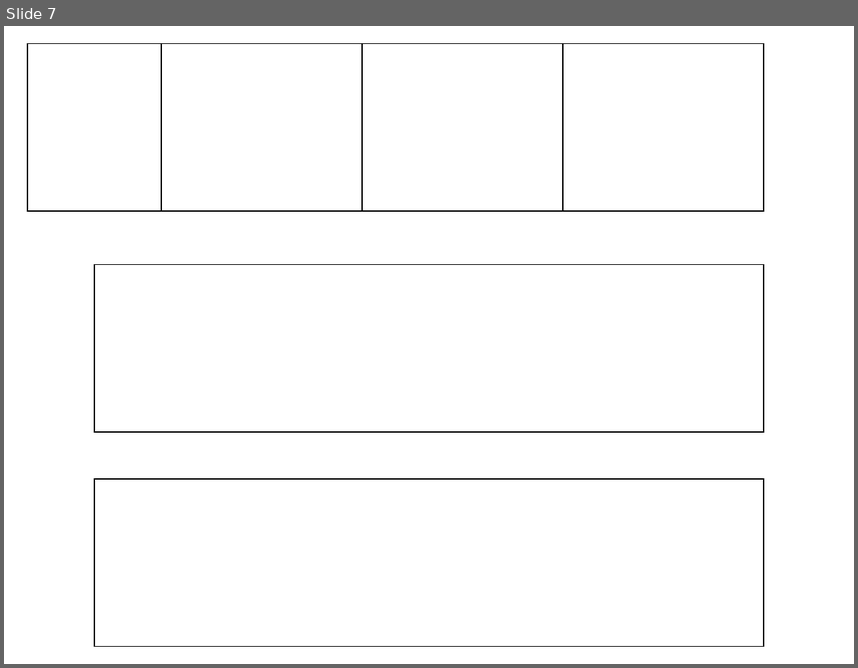
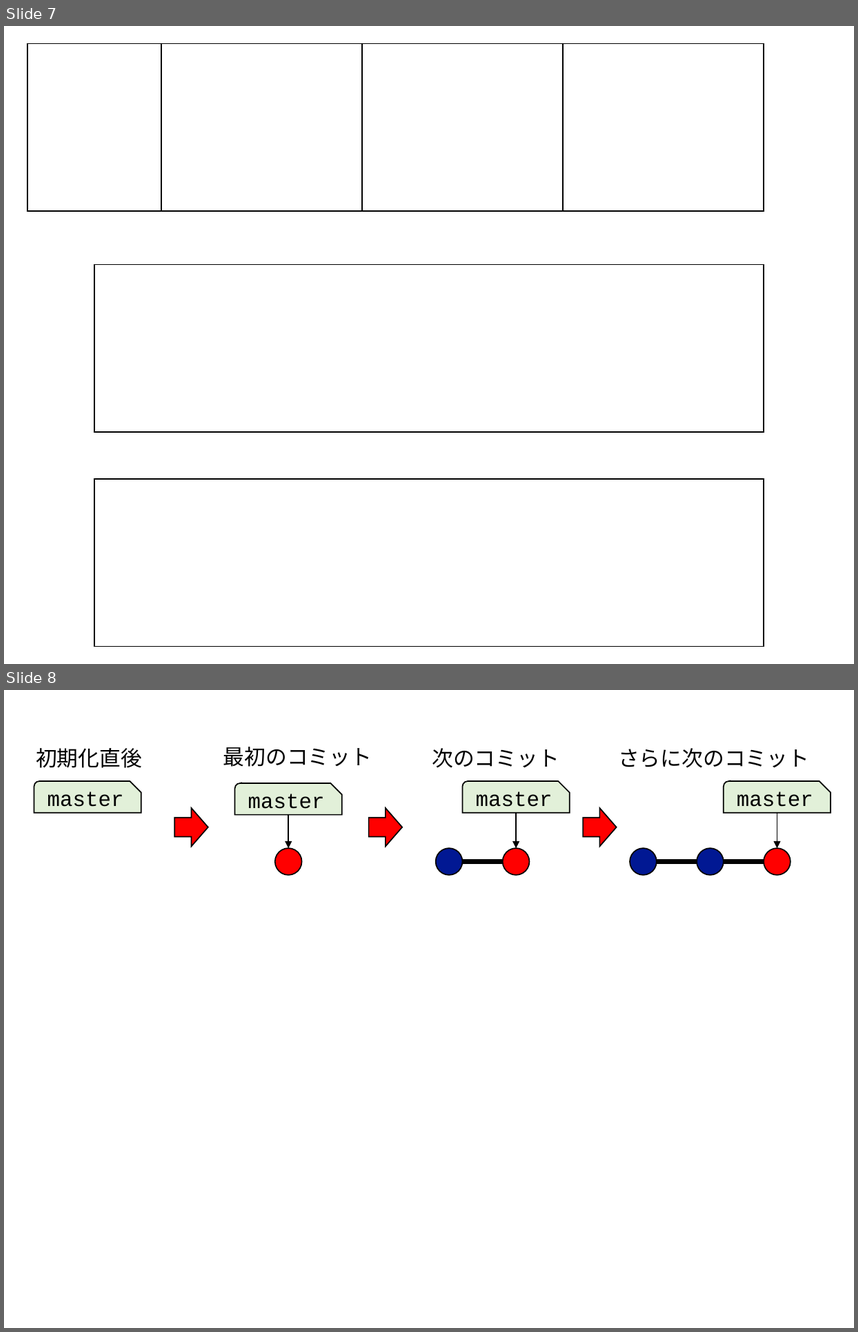
Before and after one commit to kaityo256/github, a slide deck: term/fig/fig.pptx. Shown one above the other, each under a label of ours: slide 7 before the commit, slides 7 and 8 after it. The pictures are 858x668 and 858x1332 pixels, drawn with LibreOffice and Linux fonts; fonts in the diff are those of the drawing. Boxes give left, top, right and bottom in pixels: in the first picture for what was removed or moved away, otherwise in the second. Text is boxed around its words. In the diff, an @@ line names an element or a change of style, - is before the commit and + after.

```diff
--- a/term/fig/fig.pptx
+++ b/term/fig/fig.pptx
@@ slide 8 added at box(4, 690, 854, 1328), background #FFFFFF @@
@@ text added at box(36, 748, 142, 768), 18 pt, text #000000 @@
+初期化直後
@@ text added at box(223, 747, 372, 767), 18 pt, text #000000 @@
+最初のコミット
@@ text added at box(432, 748, 559, 768), 18 pt, text #000000 @@
+次のコミット
@@ text added at box(618, 748, 809, 768), 18 pt, text #000000 @@
+さらに次のコミット
@@ snip round rect added at box(34, 781, 141, 812), fill #E2F0D9, outline #000000 1 pt, 18 pt, text #000000 @@
+master
@@ snip round rect added at box(235, 784, 342, 815), fill #E2F0D9, outline #000000 1 pt, 18 pt, text #000000 @@
+master
@@ snip round rect added at box(462, 781, 569, 812), fill #E2F0D9, outline #000000 1 pt, 18 pt, text #000000 @@
+master
@@ snip round rect added at box(723, 781, 831, 812), fill #E2F0D9, outline #000000 1 pt, 18 pt, text #000000 @@
+master
@@ right arrow added at box(175, 808, 208, 847), fill #FF0000, outline #000000 1 pt @@
@@ right arrow added at box(369, 808, 402, 847), fill #FF0000, outline #000000 1 pt @@
@@ arrow added from (516, 812) to (516, 848), #000000 1 pt @@
@@ right arrow added at box(583, 808, 616, 847), fill #FF0000, outline #000000 1 pt @@
@@ arrow added from (777, 812) to (777, 848), #000000 1 pt @@
@@ arrow added from (289, 815) to (289, 848), #000000 1 pt @@
@@ ellipse added at box(275, 848, 301, 874), fill #FF0000, outline #000000 1 pt @@
@@ ellipse added at box(436, 848, 462, 874), fill #011893, outline #000000 1 pt @@
@@ ellipse added at box(503, 848, 529, 874), fill #FF0000, outline #000000 1 pt @@
@@ ellipse added at box(630, 848, 656, 874), fill #011893, outline #000000 1 pt @@
@@ ellipse added at box(697, 848, 723, 874), fill #011893, outline #000000 1 pt @@
@@ ellipse added at box(764, 848, 791, 874), fill #FF0000, outline #000000 1 pt @@
@@ line added from (462, 862) to (503, 862), #000000 4.5 pt @@
@@ line added from (657, 862) to (697, 862), #000000 4.5 pt @@
@@ line added from (723, 862) to (764, 862), #000000 4.5 pt @@
```
Also in this commit, not shown: 5 other slides added.
